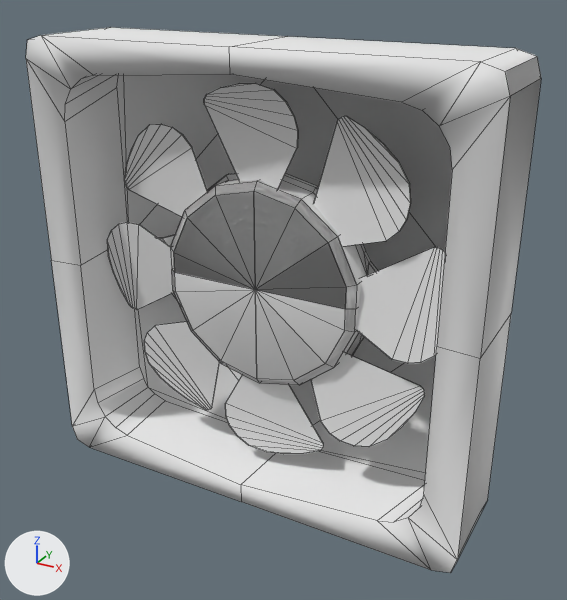
Before and after pictures for a commit that changed the FBX model Assets/Nathan/Art/vent(2).fbx.
Rendered twice from a 50 mm camera at (1.82, -3.1, 1.49) aimed at (0.1, 0.02, -0.07). Arrows for +X, +Y and +Z are at lower left; the lights stay in place. Mesh edges are drawn as thin lines. Vertices at the same position are counted once.
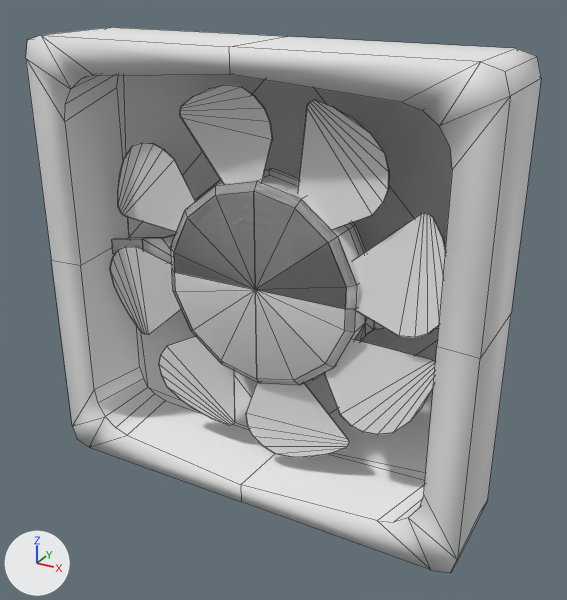
Changed parts and their boxes [x1, y1, x2, y2] in the pictures (567 x 600 px; the box of a moved part takes in the faces that stretch with it):
'Cylinder.002', turned: before [107, 83, 445, 454]; after [110, 85, 445, 458]
part 1 of me_cylinder_001, moved or reshaped: [506, 56, 541, 96] in both

Patch to the scene script:
```diff
--- a/Assets/Nathan/Art/vent(2).fbx.py
+++ b/Assets/Nathan/Art/vent(2).fbx.py
@@ me_cylinder_001 @@
 me_cylinder_001.from_pydata(...)  # 313 vertices, 345 faces; spans x -1.16..1.16, y -0.25..0.25, z -1.15..1.15
 # used by ob_cylinder_001; location = (0.0, 0.0, 0.0)
 # verts and faces of me_cylinder_001; kept vertices keep their numbers, new ones are numbered from 313
 # before: 117 (1.04, 0.25, 1.15) at pixel (515, 48), 118 (1.16, 0.25, 1.04) at pixel (541, 78), 119 (1.16, -0.25, 1.04) at pixel (510, 96), 120 (1.13, -0.25, 1.12) at pixel (505, 71), 121 (1.13, 0.25, 1.12) at pixel (537, 56)
+# me_cylinder_001 part 1
+delete_faces([(117, 118, 121), (118, 119, 120, 121)])
+faces += [(117, 121, 118), (118, 121, 120, 119)]
@@ ob_cylinder_002 @@
 ob_cylinder_002.location = (0.0, 0.0, 0.0)
-ob_cylinder_002.rotation_euler = (0.0, -0.811, 0.0)  # degrees (0, -46, 0)
+ob_cylinder_002.rotation_euler = (0.0, -1.77, 0.0)  # degrees (0, -101, 0)
```
